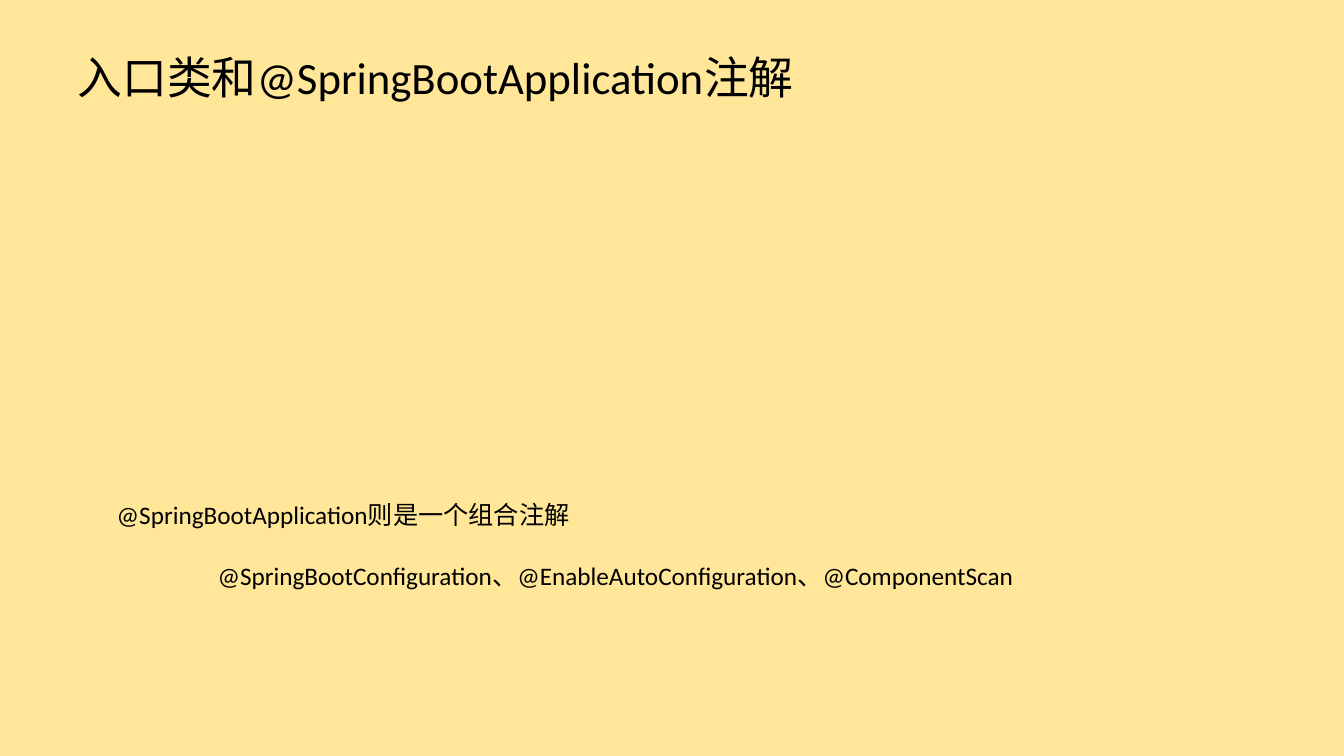
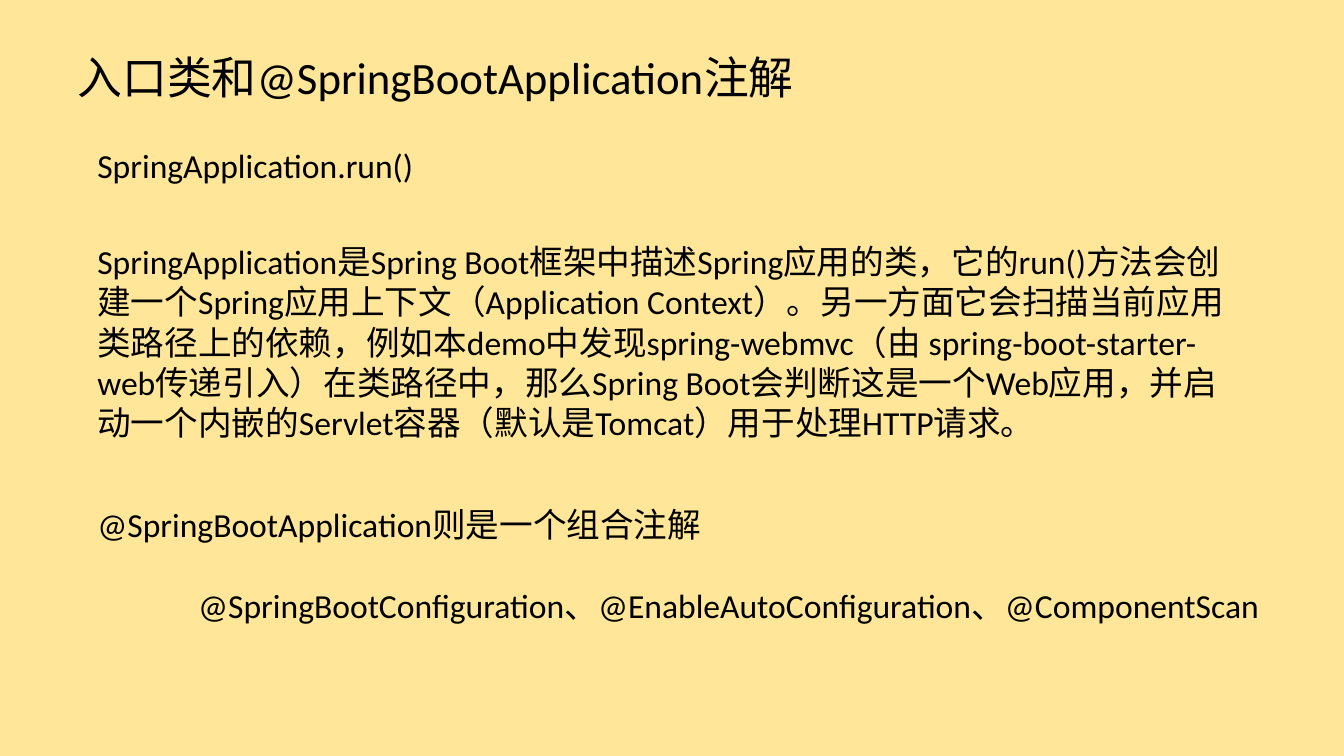
Before and after one commit to alangui/SpringBoot, a slide deck: slide 12 of SpringBoot.pptx (slide 8 before the commit). Drawn at 1344x756 pixels with LibreOffice and Linux fonts; fonts in the diff are those of the drawing. Boxes give left, top, right and bottom in pixels: in the first picture for what was removed or moved away, otherwise in the second. Text is boxed around its words. In the diff, an @@ line names an element or a change of style, - is before the commit and + after.

```diff
--- a/SpringBoot.pptx
+++ b/SpringBoot.pptx
@@ text added at [97, 153, 413, 184], 24 pt, text #000000 @@
+SpringApplication.run()
@@ text added at [97, 247, 1223, 438], 24 pt, text #000000 @@
+SpringApplication是Spring Boot框架中描述Spring应用的类，它的run()方法会创建一个Spring应用上下文（Application Context）。另一方面它会扫描当前应用类路径上的依赖，例如本demo中发现spring-webmvc（由 spring-boot-starter-web传递引入）在类路径中，那么Spring Boot会判断这是一个Web应用，并启动一个内嵌的Servlet容器（默认是Tomcat）用于处理HTTP请求。
@@ text "@SpringBootApplication则是一个组合注解": place and size @@
-text "@SpringBootApplication则是一个组合注解" at [117, 504, 1013, 590]
+text "@SpringBootApplication则是一个组合注解" at [97, 509, 1259, 624]
@@ text "@SpringBootApplication则是一个组合注解" at [97, 509, 1259, 624]: size 18 to 24 pt @@
```
Also in this commit, not shown: 4 other slides changed, 4 slides added, 6 other files.
